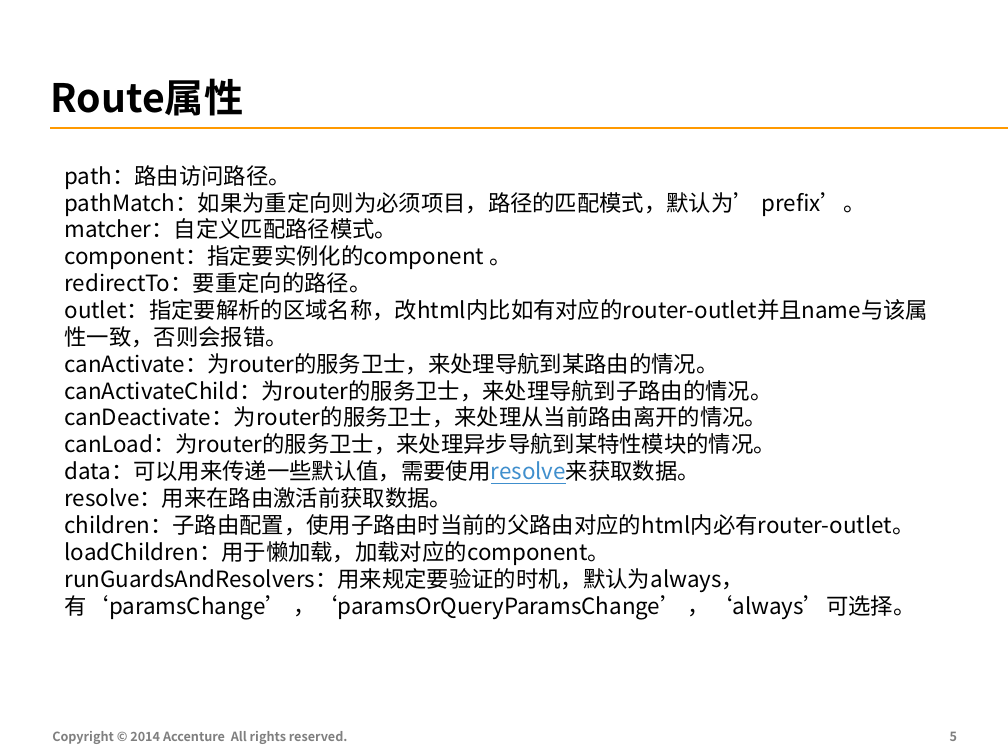
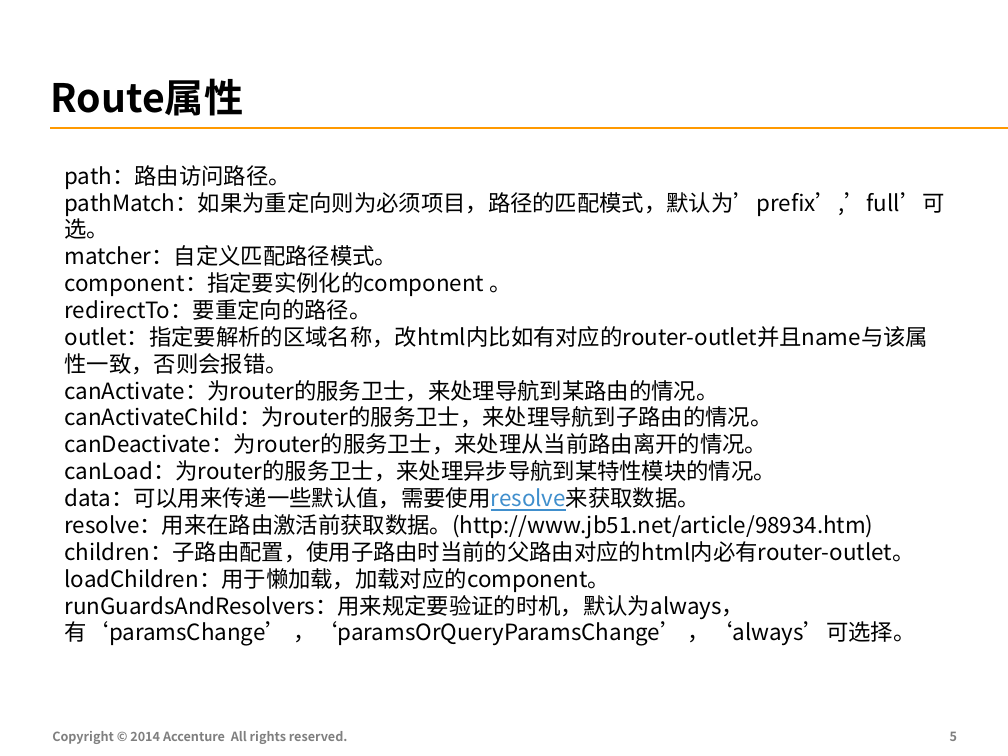
Before and after one commit to FS-Angular-Interest-Group/AngularTraining, a slide deck: slide 6 of PPT/04-Accenture-FS-Angular-Router.pptx. Drawn at 1008x756 pixels with LibreOffice and Linux fonts; fonts in the diff are those of the drawing. Boxes give left, top, right and bottom in pixels: in the first picture for what was removed or moved away, otherwise in the second. Text is boxed around its words. In the diff, an @@ line names an element or a change of style, - is before the commit and + after.

```diff
--- a/PPT/04-Accenture-FS-Angular-Router.pptx
+++ b/PPT/04-Accenture-FS-Angular-Router.pptx
@@ text at <box>64,188,944,239</box>: text changed @@
-pathMatch：如果为重定向则为必须项目，路径的匹配模式，默认为’ prefix’。
+pathMatch：如果为重定向则为必须项目，路径的匹配模式，默认为’prefix’,’full’可选。
@@ text at <box>64,510,873,538</box>: text changed @@
-resolve：用来在路由激活前获取数据。
+resolve：用来在路由激活前获取数据。(http://www.jb51.net/article/98934.htm)
```
Also in this commit, not shown: 1 other slide changed.
